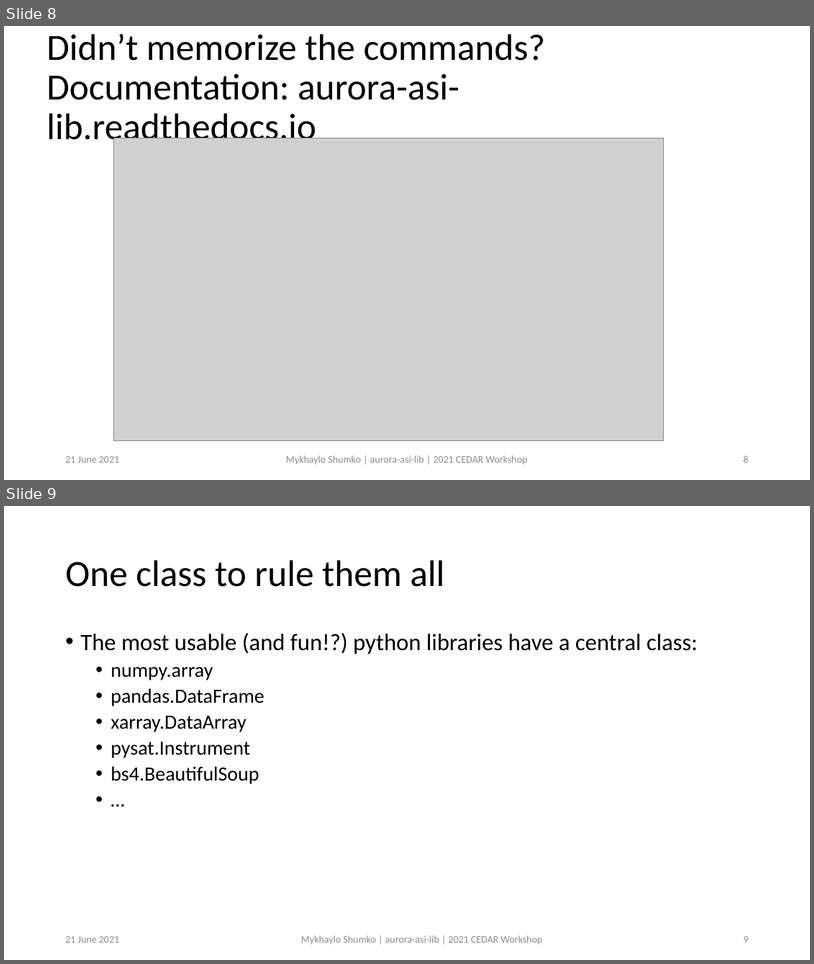
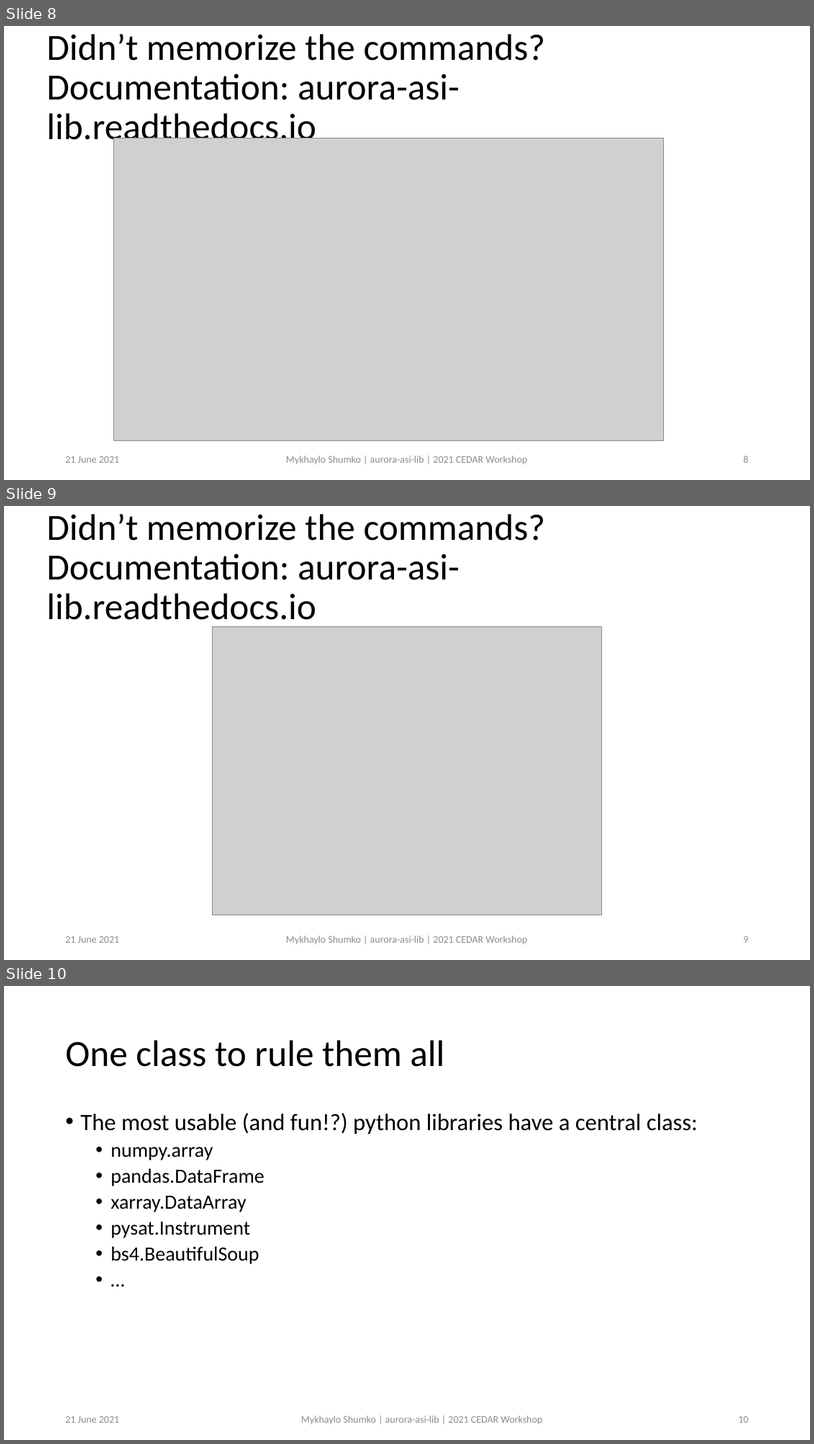
Before and after one commit to mshumko/asilib, a slide deck: presentations/2021_cedar_shumko_asilib.pptx. Shown one above the other, each under a label of ours: slides 8 and 9 before the commit, slides 8, 9 and 10 after it. The pictures are 814x964 and 814x1444 pixels, drawn with LibreOffice and Linux fonts; fonts in the diff are those of the drawing; grey boxes stand for pictures. Boxes give left, top, right and bottom in pixels: in the first picture for what was removed or moved away, otherwise in the second. Text is boxed around its words. In the diff, an @@ line names an element or a change of style, - is before the commit and + after.

Commit message:
Last presentation update.

```diff
--- a/presentations/2021_cedar_shumko_asilib.pptx
+++ b/presentations/2021_cedar_shumko_asilib.pptx
@@ slide 9 added at bbox=[4, 506, 810, 960], background #FFFFFF @@
@@ title added at bbox=[46, 514, 546, 628], 44 pt, text #000000 @@
+Didn’t memorize the commands?
+Documentation: aurora-asi-lib.readthedocs.io
@@ picture added at bbox=[213, 627, 602, 915] @@
@@ text added at bbox=[65, 936, 119, 942], 12 pt, text #8C8C8C @@
+21 June 2021
@@ text added at bbox=[286, 935, 527, 944], 12 pt, text #8C8C8C @@
+Mykhaylo Shumko | aurora-asi-lib | 2021 CEDAR Workshop
@@ page number added at bbox=[743, 936, 748, 942], 12 pt, text #8C8C8C @@
+9
@@ what was slide 9 is now slide 10 @@
@@ page number at bbox=[738, 1416, 748, 1422]: text changed @@
-9
+10
```
Also in this commit, not shown: 1 other file.
